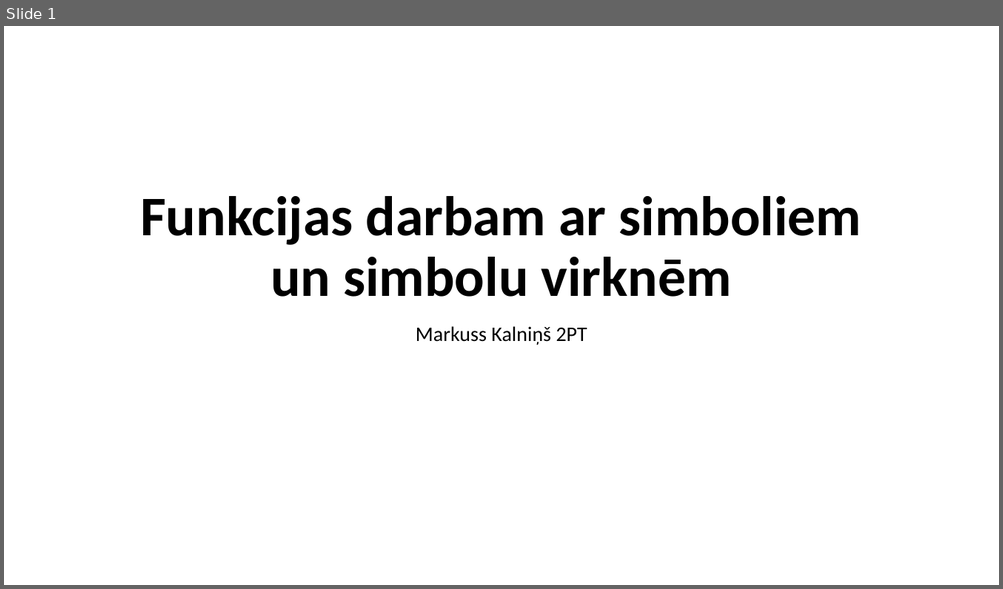
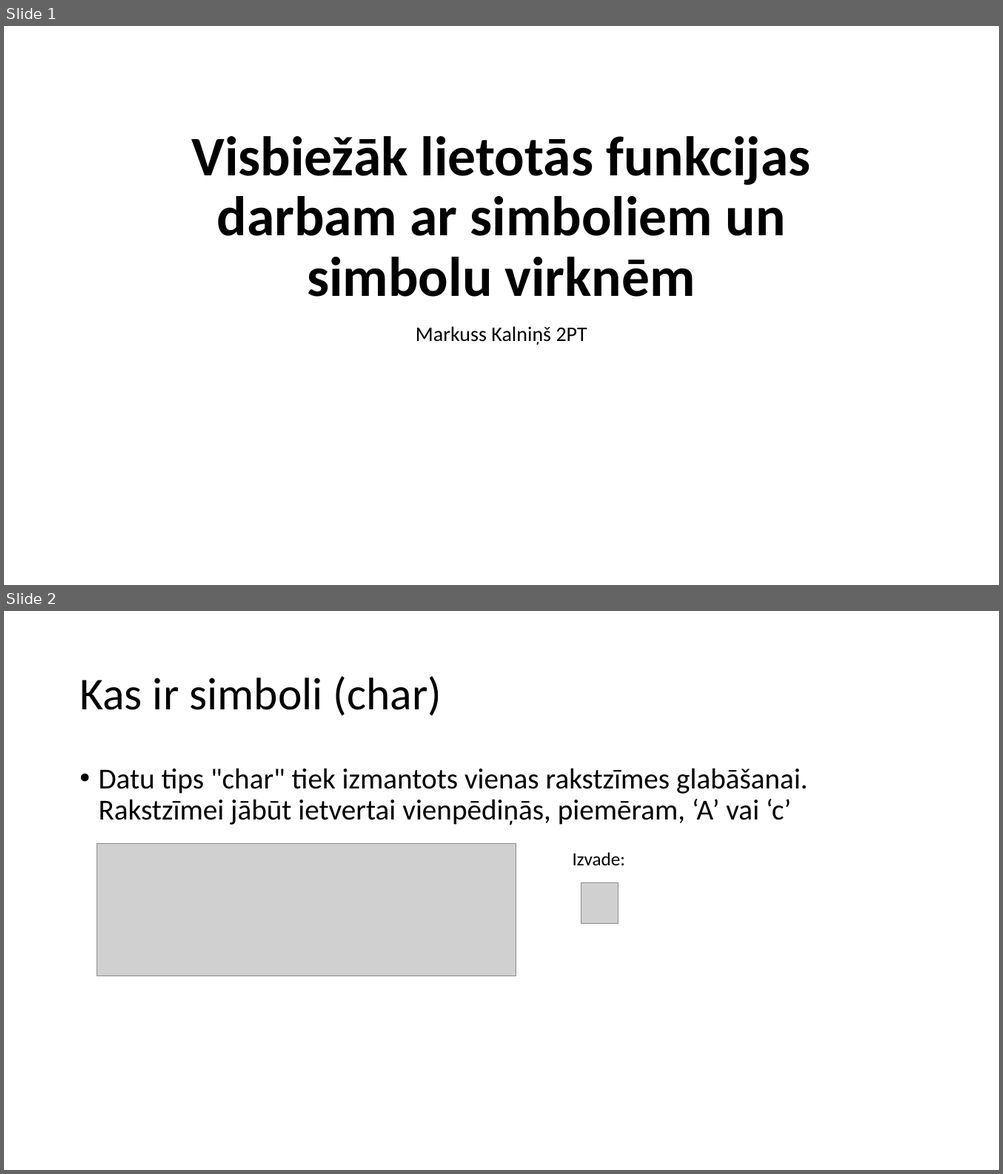
Before and after one commit to minime556/Eksamens, a slide deck: MacibuMaterialsProgEks.pptx. Shown one above the other, each under a label of ours: slide 1 before the commit, slides 1 and 2 after it. The pictures are 1003x589 and 1003x1174 pixels, drawn with LibreOffice and Linux fonts; fonts in the diff are those of the drawing; grey boxes stand for pictures. Boxes give left, top, right and bottom in pixels: in the first picture for what was removed or moved away, otherwise in the second. Text is boxed around its words. In the diff, an @@ line names an element or a change of style, - is before the commit and + after.

```diff
--- a/MacibuMaterialsProgEks.pptx
+++ b/MacibuMaterialsProgEks.pptx
@@ slide 2 added at (4,611,999,1170), background #FFFFFF @@
@@ title added at (79,676,442,716), 44 pt, text #000000 @@
+Kas ir simboli (char)
@@ text added at (99,768,808,826), 28 pt, text #000000 @@
+• Datu tips "char" tiek izmantots vienas rakstzīmes glabāšanai. Rakstzīmei jābūt ietvertai vienpēdiņās, piemēram, ‘A’ vai ‘c’
@@ picture added at (96,844,516,977) @@
@@ text added at (572,852,626,866), 18 pt, text #000000 @@
+Izvade:
@@ picture added at (580,883,618,923) @@
@@ slide 1 changed as well @@
@@ title at (191,136,810,297): text changed @@
-Funkcijas darbam ar simboliem un simbolu virknēm
+Visbiežāk lietotās funkcijas darbam ar simboliem un simbolu virknēm
```
Also in this commit, not shown: 9 other slides added, 1 slide removed.
